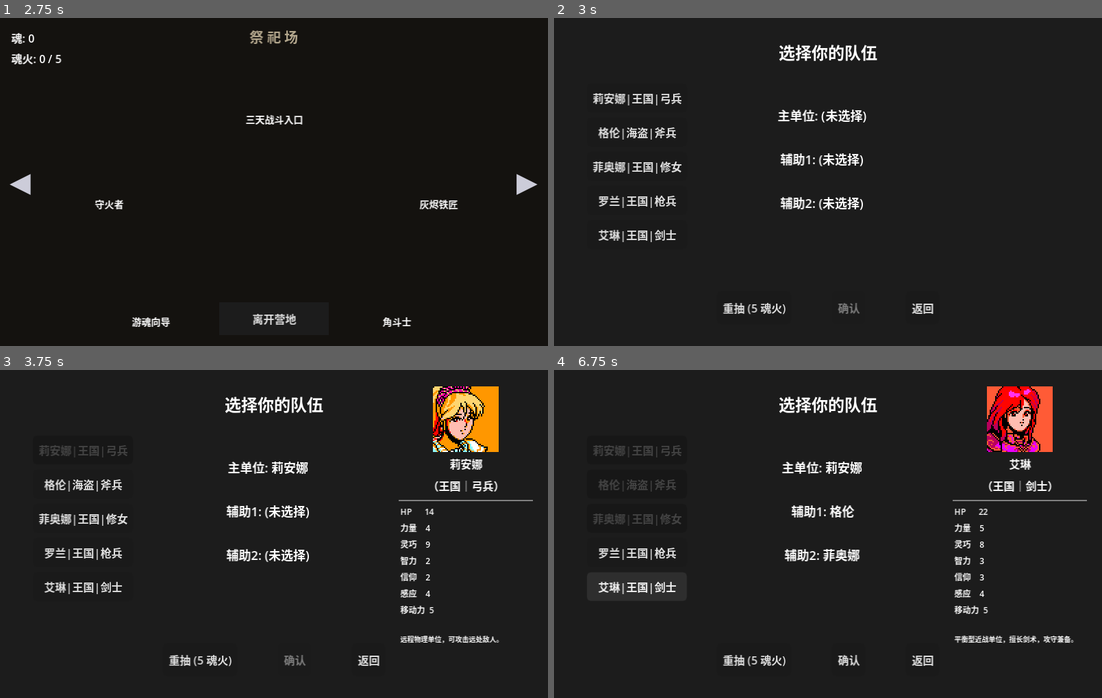
Above: before the commit, frames 1-4 (two rows, left to right).
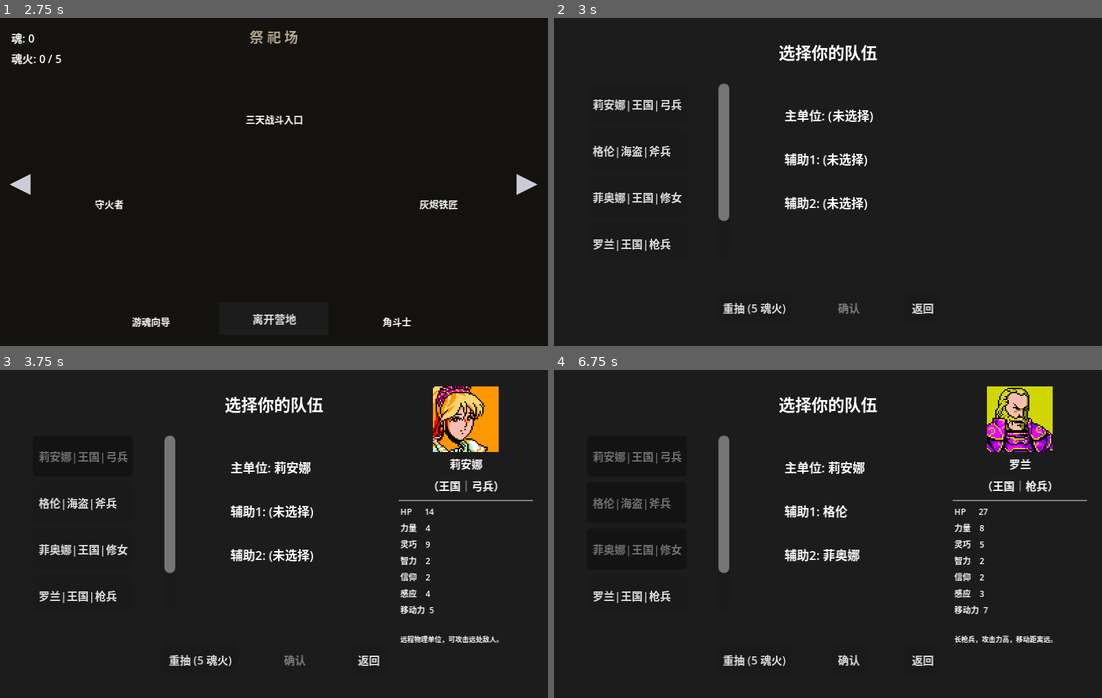
Above: after the commit, the same moments.

Repository: ZhuXilin/Dev_Project_260730
Game: Godot game, scene res://content/scenes/ui/MainMenu.tscn
Two runs of this game, one before a commit and one after it. Both use one fixed random seed, a clock stepped at 60 frames per second and the inputs below. Sound files missing from this copy of the repository are replaced by a short silence.
Inputs:
- Up to frame 1 (2.75 s): click "继续游戏" at 0.5 s; click "新建游戏" at 1.25 s; click "新游戏" at 2 s
- Up to frame 2 (3 s): click "三天战斗入口" at 2.75 s
- Up to frame 3 (3.75 s): click "莉安娜|王国|弓兵" at 3.5 s
- Up to frame 4 (6.75 s): click "格伦|海盗|斧兵" at 4.25 s; click "菲奥娜|王国|修女" at 5 s; click "罗兰|王国|枪兵" at 5.75 s; click "艾琳|王国|剑士" at 6.5 s

Frame 1 is identical in both runs. In frame 2, 4.3% of the frame differs, in the area x 7-59%, y 20-72%; in frame 3, 4.2%; in frame 4, 6.3%, in the area x 7-95%, y 5-84%.

Commit message:
Bug fixed

Diff:
--- a/content/scenes/ui/UnitSelectUI.tscn
+++ b/content/scenes/ui/UnitSelectUI.tscn
@@ -39,49 +39,50 @@
 
 [node name="VBoxContainer" type="VBoxContainer" parent="UnitListContainer" unique_id=605372863]
 layout_mode = 2
+size_flags_horizontal = 0
 theme_override_constants/separation = 4
 
 [node name="MainUnitLabel" type="Label" parent="." unique_id=816189382]
 anchors_preset = 15
 anchor_right = 1.0
 anchor_bottom = 1.0
-offset_left = 128.0
+offset_left = 168.0
 offset_top = 64.0
-offset_right = -136.0
+offset_right = -160.0
 offset_bottom = -152.0
 grow_horizontal = 2
 grow_vertical = 2
+size_flags_horizontal = 0
 theme_override_font_sizes/font_size = 9
 text = "主单位: (未选择)"
-horizontal_alignment = 1
 
 [node name="Slot1Label" type="Label" parent="." unique_id=393011117]
 anchors_preset = 15
 anchor_right = 1.0
 anchor_bottom = 1.0
-offset_left = 128.0
+offset_left = 168.0
 offset_top = 96.0
-offset_right = -136.0
+offset_right = -160.0
 offset_bottom = -120.0
 grow_horizontal = 2
 grow_vertical = 2
+size_flags_horizontal = 0
 theme_override_font_sizes/font_size = 9
 text = "辅助1: (未选择)"
-horizontal_alignment = 1
 
 [node name="Slot2Label" type="Label" parent="." unique_id=1115523376]
 anchors_preset = 15
 anchor_right = 1.0
 anchor_bottom = 1.0
-offset_left = 128.0
+offset_left = 168.0
 offset_top = 128.0
-offset_right = -136.0
+offset_right = -160.0
 offset_bottom = -88.0
 grow_horizontal = 2
 grow_vertical = 2
+size_flags_horizontal = 0
 theme_override_font_sizes/font_size = 9
 text = "辅助2: (未选择)"
-horizontal_alignment = 1
 
 [node name="BottomBar" type="HBoxContainer" parent="." unique_id=859913434]
 anchors_preset = 12
--- a/function/global/InputManager.gd
+++ b/function/global/InputManager.gd
@@ -155,6 +155,10 @@
 	elif camera and camera.has_method("force_position"):
 		camera.force_position(new_unit.global_position)
 
+	# ★ 新增：滚轮选中后，将物理鼠标直接移动到该单位的屏幕位置，方便直接拖拽
+	var screen_pos = get_viewport().get_canvas_transform() * new_unit.global_position
+	get_viewport().warp_mouse(screen_pos)
+
 
 func handle_input(event: InputEvent, _map_grid_size: Vector2i, _cell_size: int):
 	if TurnManager.is_game_over or TurnManager.is_moving:
--- a/function/script/Battlefield.gd
+++ b/function/script/Battlefield.gd
@@ -69,8 +69,8 @@
 var is_non_combat_mode: bool = false
 var non_combat_back_button: Button = null
 var current_node_type: int = MapNode.NodeType.NORMAL
-var _victory_processed: bool = false
-var _is_reward_ui_active: bool = false
+var _victory_processed : bool = false
+var _is_reward_ui_active : bool = false
 
 var _hint_override_text : String = ""
 var _hint_override_until : float = 0.0
@@ -746,7 +746,10 @@
 				path = "res://content/images/characters/avatar/%s.png" % avatar_id
 
 			if path != "" and ResourceLoader.exists(path):
-				avatar_rect.texture = load(path)
+				var tex = load(path)
+				# ★ 加上纹理缓存判断，避免重复赋值导致重绘闪烁
+				if avatar_rect.texture != tex:
+					avatar_rect.texture = tex
 				avatar_rect.custom_minimum_size = Vector2(48, 48)
 				avatar_rect.stretch_mode = TextureRect.STRETCH_KEEP_ASPECT_CENTERED
 				_show_avatar(avatar_rect, avatar_bg)
@@ -919,18 +922,22 @@
 
 func _show_avatar(avatar_rect: TextureRect, bg_rect: Panel):
 	if avatar_rect and is_instance_valid(avatar_rect):
-		avatar_rect.visible = true
-		PanelRevealer.show_panel(avatar_rect)
+		if not avatar_rect.visible:
+			avatar_rect.visible = true
+			PanelRevealer.show_panel(avatar_rect)
 	if bg_rect and is_instance_valid(bg_rect):
-		bg_rect.visible = true
-		PanelRevealer.show_panel(bg_rect)
+		if not bg_rect.visible:
+			bg_rect.visible = true
+			PanelRevealer.show_panel(bg_rect)
 
 
 func _hide_avatar(avatar_rect: TextureRect, bg_rect: Panel):
 	if avatar_rect and is_instance_valid(avatar_rect):
-		PanelRevealer.hide_panel(avatar_rect)
+		if avatar_rect.visible:
+			PanelRevealer.hide_panel(avatar_rect)
 	if bg_rect and is_instance_valid(bg_rect):
-		PanelRevealer.hide_panel(bg_rect)
+		if bg_rect.visible:
+			PanelRevealer.hide_panel(bg_rect)
 
 
 # ============================================================
@@ -1424,7 +1431,9 @@
 	if avatar_id != "":
 		var path = "res://content/images/characters/avatar/%s.png" % avatar_id
 		if ResourceLoader.exists(path):
-			avatar_rect.texture = load(path)
+			var tex = load(path)
+			if avatar_rect.texture != tex:
+				avatar_rect.texture = tex
 			has_avatar = true
 
 	# 3. 控制显示/隐藏与排版
--- a/function/script/UnitSelectUI.gd
+++ b/function/script/UnitSelectUI.gd
@@ -8,7 +8,6 @@
 var _hover_exit_serial : int = 0
 var _last_hover_unit : String = ""
 
-# 使用 get_node_or_null 防止场景没覆盖时报错
 @onready var unit_buttons = get_node_or_null("UnitListContainer/VBoxContainer")
 @onready var main_label = get_node_or_null("MainUnitLabel")
 @onready var slot1_label = get_node_or_null("Slot1Label")
@@ -26,16 +25,50 @@
 	if MusicManager.config and MusicManager.config.unit_select_music:
 		MusicManager.play_music(MusicManager.config.unit_select_music)
 
-	# 加入空值保护
+	# ★ 确保左侧 VBoxContainer 内容左对齐
+	if unit_buttons:
+		unit_buttons.alignment = BoxContainer.ALIGNMENT_BEGIN
+
 	if main_label: _make_label_clickable(main_label, 0)
 	if slot1_label: _make_label_clickable(slot1_label, 1)
 	if slot2_label: _make_label_clickable(slot2_label, 2)
+
+	# ★ 修复：强制在代码中连接信号，避免场景文件中未连接或连接丢失导致报错
+	if confirm_btn:
+		for conn in confirm_btn.pressed.get_connections():
+			confirm_btn.pressed.disconnect(conn.callable)
+		confirm_btn.pressed.connect(_on_confirm_pressed)
+
+	if back_btn:
+		for conn in back_btn.pressed.get_connections():
+			back_btn.pressed.disconnect(conn.callable)
+		back_btn.pressed.connect(_on_back_pressed)
 
 	_setup_unit_buttons()
 	_update_labels()
 
 func _input(event: InputEvent):
 	if event is InputEventMouseButton and event.pressed and event.button_index == MOUSE_BUTTON_RIGHT:
+		var mp = get_viewport().get_mouse_position()
+
+		# 1. 检查是否右键点击了槽位标签（取消出战）
+		var labels = [main_label, slot1_label, slot2_label]
+		for i in range(max_selection):
+			var lbl = labels[i]
+			if lbl and lbl.visible and lbl.get_global_rect().has_point(mp):
+				_on_slot_clicked(i)
+				get_viewport().set_input_as_handled()
+				return
+
+		# 2. 检查是否右键点击了单位按钮（取消出战）
+		if unit_buttons:
+			for btn in unit_buttons.get_children():
+				if btn is Button and btn.visible and not btn.disabled and btn.get_global_rect().has_point(mp):
+					_remove_unit(btn.get_meta("unit_name"))
+					get_viewport().set_input_as_handled()
+					return
+
+		# 3. 如果既没点到标签也没点到按钮，且鼠标悬停在单位上，则切换面板模式
 		if _hover_unit != "" and info_panel:
 			info_panel.toggle_mode()
 			get_viewport().set_input_as_handled()
@@ -44,8 +77,10 @@
 func _make_label_clickable(label: Label, index: int):
 	label.mouse_filter = Control.MOUSE_FILTER_STOP
 	label.gui_input.connect(func(event):
-		if event is InputEventMouseButton and event.pressed and event.button_index == MOUSE_BUTTON_LEFT:
-			_on_slot_clicked(index)
+		if event is InputEventMouseButton and event.pressed:
+			# 左键点击槽位标签，取消出战
+			if event.button_index == MOUSE_BUTTON_LEFT:
+				_on_slot_clicked(index)
 	)
 
 func _setup_unit_buttons():
@@ -60,12 +95,17 @@
 		btn.text = UnitDataManager.get_display_name_full(unit_name)
 		btn.set_meta("unit_name", unit_name)
 		btn.add_theme_font_size_override("font_size", 8)
-		btn.size = Vector2(100, 30)
+
+		# ★ 左对齐并撑满宽度
+		btn.alignment = HORIZONTAL_ALIGNMENT_LEFT
+		btn.size_flags_horizontal = Control.SIZE_EXPAND_FILL
+		btn.custom_minimum_size = Vector2(0, 30)
 
 		if unit_name in dispatched:
 			btn.text += "  [派遣中]"; btn.disabled = true; btn.modulate = COLOR_DISPATCHED
 		elif unit_name in selected_units:
-			btn.disabled = true; btn.modulate = COLOR_DISABLED
+			btn.disabled = false; btn.modulate = COLOR_DISABLED
+			btn.pressed.connect(_on_unit_selected.bind(unit_name, btn))
 		else:
 			btn.disabled = false; btn.modulate = COLOR_NORMAL
 			btn.pressed.connect(_on_unit_selected.bind(unit_name, btn))
@@ -87,25 +127,36 @@
 
 	await get_tree().create_timer(0.1).timeout
 	if current_serial == _hover_exit_serial and info_panel:
-		# ★ 彻底统一：绝对优先显示最后划过的，没有才显示选中的
 		if _last_hover_unit != "":
 			info_panel.set_unit(_last_hover_unit)
 		elif selected_units.size() > 0:
 			info_panel.set_unit(selected_units[0])
 
-func _on_unit_selected(unit_name: String, btn: Button):
+func _on_unit_selected(unit_name: String, _btn: Button):
 	if unit_name in selected_units:
-		selected_units.erase(unit_name); btn.disabled = false; btn.modulate = COLOR_NORMAL; _update_labels(); return
+		_remove_unit(unit_name)
+		return
 	if selected_units.size() >= max_selection: return
-	selected_units.append(unit_name); btn.disabled = true; btn.modulate = COLOR_DISABLED; _update_labels()
+
+	# ★ 播放选中音效
+	SoundManager.play_select_sound()
+
+	selected_units.append(unit_name)
+	_setup_unit_buttons()
+	_update_labels()
 
 func _on_slot_clicked(index: int):
 	if index < selected_units.size():
 		var unit_name = selected_units[index]
-		selected_units.remove_at(index)
-		for child in unit_buttons.get_children():
-			if child is Button and child.get_meta("unit_name") == unit_name:
-				child.disabled = false; child.modulate = COLOR_NORMAL; break
+		_remove_unit(unit_name)
+
+func _remove_unit(unit_name: String):
+	if unit_name in selected_units:
+		# ★ 播放取消音效
+		SoundManager.play_cancel_sound()
+
+		selected_units.erase(unit_name)
+		_setup_unit_buttons()
 		_update_labels()
 
 func _update_labels():
--- a/function/script/battlefield/CursorController.gd
+++ b/function/script/battlefield/CursorController.gd
@@ -71,7 +71,6 @@
 # ============================================================
 func update_cursor_and_mouse() -> void:
 	# ★ 最高优先级：任何模态 UI 弹出时，强制让系统鼠标可见
-	#   覆盖 ConfirmUI / RewardSummaryUI（以及以后可能新增的模态层）
 	if Globals.is_confirm_ui_active or Globals.is_reward_summary_active:
 		_set_hovered_unit(null)
 		_bf.cursor.visible = false
@@ -84,6 +83,7 @@
 		_use_system_mouse()
 		return
 
+	# ★ 核心修改：移除了 _bf.camera_controller.is_smooth_moving()，防止滚轮选人时相机平滑移动导致系统鼠标弹出
 	var force_hide_cursor = (
 		Globals.is_dialogue_active or
 		Globals.is_performing_action or
@@ -93,8 +93,7 @@
 		TurnManager.is_ai_moving or
 		TurnManager.is_moving or
 		Globals.is_fading or
-		Globals.is_transitioning or
-		_bf.camera_controller.is_smooth_moving()
+		Globals.is_transitioning
 	)
 	if force_hide_cursor:
 		_set_hovered_unit(null)
--- a/function/script/battlefield/DragMoveController.gd
+++ b/function/script/battlefield/DragMoveController.gd
@@ -130,13 +130,22 @@
 	var cell = _bf.world_to_grid(world_pos)
 	var unit = UnitManager.get_unit_at_cell(cell)
 
+	# ★ 如果鼠标没点在单位上，但当前有被选中的单位（比如通过滚轮选中的）
+	# 则直接判定为点击该选中单位，并同步物理鼠标到该单位位置
+	if unit == null and InputManager.selected_unit != null and is_instance_valid(InputManager.selected_unit):
+		unit = InputManager.selected_unit
+		var screen_pos = _bf.get_viewport().get_canvas_transform() * unit.global_position
+		_bf.get_viewport().warp_mouse(screen_pos)
+		_press_start_screen = screen_pos
+	else:
+		_press_start_screen = _bf.get_viewport().get_mouse_position()
+
 	if unit == null or unit.unit_stats.team_id != 0:
 		return false
 
 	_is_pressing = true
 	_is_dragging = false
 	_pressing_unit = unit
-	_press_start_screen = _bf.get_viewport().get_mouse_position()
 	return true
 
 
--- a/function/script/ui/UnitInfoPanel.gd
+++ b/function/script/ui/UnitInfoPanel.gd
@@ -87,6 +87,41 @@
 	if info_desc:
 		info_desc.text = unit_dict.get("description", "")
 
+# ★ 新增：兼容 EquipmentConfigDetail.gd 的调用（装备界面/物品详情的显示）
+func show_info(data: Dictionary):
+	current_unit_name = ""  # 清空单位名称，避免与 unit 逻辑冲突
+
+	if info_name:
+		info_name.text = data.get("name", "")
+		info_name.add_theme_color_override("font_color", data.get("name_color", Color.WHITE))
+
+	if info_stats:
+		info_stats.horizontal_alignment = HORIZONTAL_ALIGNMENT_LEFT
+		info_stats.text = data.get("stats", "")
+		info_stats.add_theme_color_override("font_color", Color.WHITE)
+
+	if info_desc:
+		info_desc.text = data.get("desc", "")
+
+	# 处理图标 (兼容新老结构)
+	var icon_tex = data.get("icon")
+	if icon_tex and avatar_rect and avatar_bg:
+		avatar_rect.texture = icon_tex
+		avatar_rect.custom_minimum_size = Vector2(48, 48)
+		avatar_rect.stretch_mode = TextureRect.STRETCH_KEEP_ASPECT_CENTERED
+		if not avatar_bg.visible:
+			avatar_bg.visible = true
+			PanelRevealer.show_panel(avatar_bg)
+		if not avatar_rect.visible:
+			avatar_rect.visible = true
+			PanelRevealer.show_panel(avatar_rect)
+	else:
+		if avatar_bg: avatar_bg.visible = false
+		if avatar_rect: avatar_rect.visible = false
+
+	if scroll_box: scroll_box.visible = true
+	if hsep: hsep.visible = true
+
 func _update_avatar(unit_name: String):
 	if not avatar_rect or not avatar_bg: return
 
@@ -101,7 +136,10 @@
 	if avatar_id != "":
 		var path = "res://content/images/characters/avatar/%s.png" % avatar_id
 		if ResourceLoader.exists(path):
-			avatar_rect.texture = load(path)
+			var tex = load(path)
+			# ★ 加上纹理缓存判断
+			if avatar_rect.texture != tex:
+				avatar_rect.texture = tex
 			has_avatar = true
 
 	if has_avatar:
